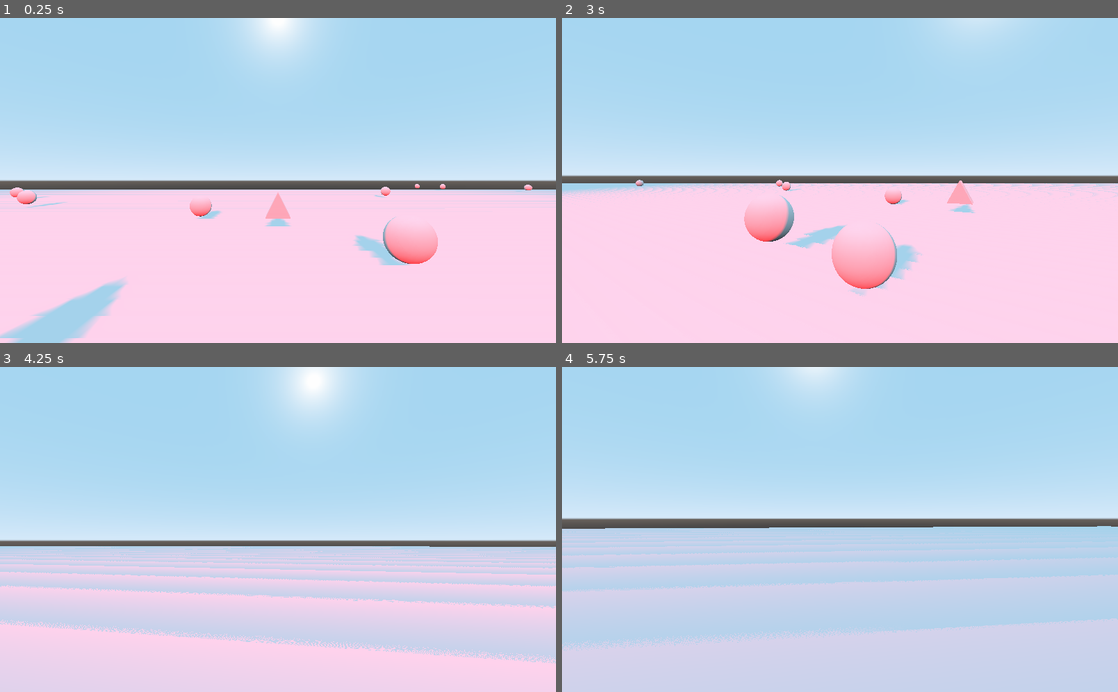
Above: before the commit, frames 1-4 (two rows, left to right).
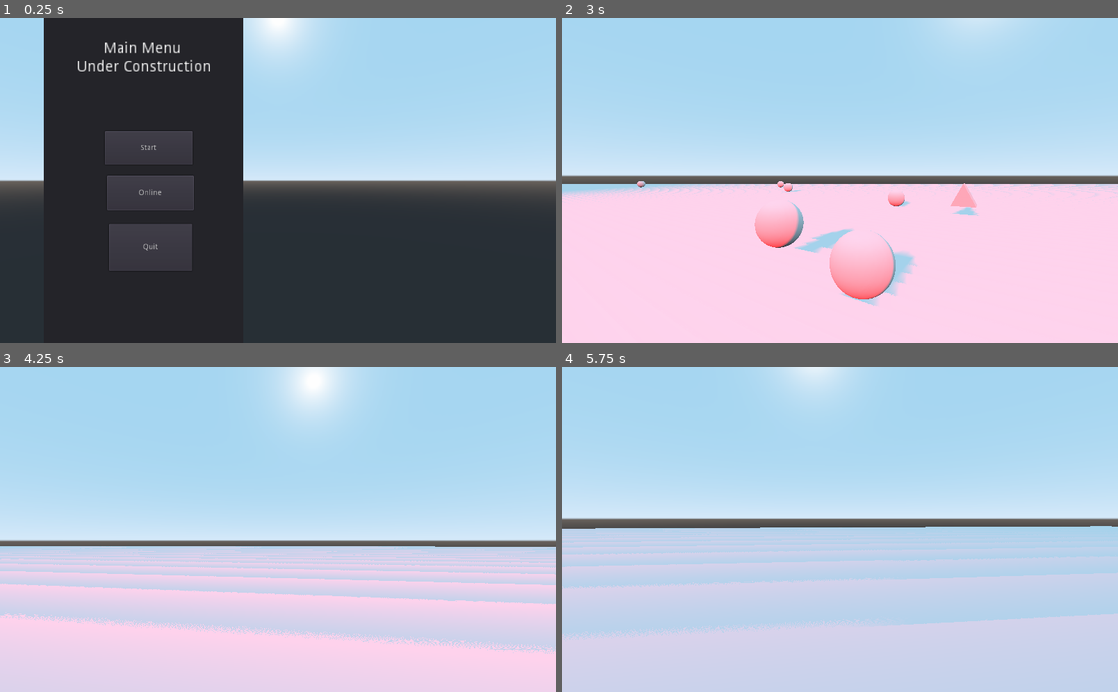
Above: after the commit, the same moments.

Repository: MW982/GProject
Game: Godot game, scene res://Menu.tscn
Two runs of this game, one before a commit and one after it. Both use one fixed random seed, a clock stepped at 60 frames per second and the inputs below. Before the commit the project starts from res://Scenes/World.tscn.
Inputs (mouse positions are in pixels of both pictures, inside the frame that each line leads up to):
- Up to frame 1 (0.25 s): no input
- Up to frame 2 (3 s): click (712, 193) at 0.5 s, where only the run after the commit has a clickable "Online"; click (712, 148) at 1.25 s, where only the run after the commit has a clickable "Start"; move the mouse to (867, 180) at 2.02 s; hold C (camera) 2.03-2.78 s; tap Space (jump) at 2.27 s; move the mouse to (812, 180) at 2.77 s; tap S (move_b) at 2.85 s
- Up to frame 3 (4.25 s): tap Space (jump) at 3.02 s; move the mouse to (289, 523) at 3.52 s; hold W (move_f) from 3.53 s (still down)
- Up to frame 4 (5.75 s): move the mouse to (834, 536) at 4.27 s; release W (move_f) at 4.28 s; tap A (move_l) at 4.35 s; tap Space (jump) at 4.52, 5.27 s; move the mouse to (878, 532) at 5.02 s; hold D (move_r) from 5.03 s (still down)

The runs differ from the first frame. In frame 1, 66% of the frame differs, in the area x 0-100%, y 0-100%; in frame 2, 3.2%; in frame 3, 4.5%; in frame 4, 3.7%.

Commit message:
Add main menu

Diff:
--- /dev/null
+++ b/Menu.gd
@@ -0,0 +1,16 @@
+extends Control
+
+
+func _ready():
+	$Start_Menu/Button_Start.connect("pressed", self, "start_menu_pressed", ["start"])
+	$Start_Menu/Button_Online.connect("pressed", self, "start_menu_pressed", ["online"])
+	$Start_Menu/Button_Quit.connect("pressed", self, "start_menu_pressed", ["quit"])
+
+func start_menu_pressed(button_name):
+	if button_name == "start":
+		print("Start Game!")
+		get_tree().change_scene("res://Scenes/World.tscn")
+	elif button_name == "online":
+		print("Online Game!")
+	elif button_name == "quit":
+		get_tree().quit()
--- /dev/null
+++ b/Menu.tscn
@@ -0,0 +1,54 @@
+[gd_scene load_steps=2 format=2]
+
+[ext_resource path="res://Menu.gd" type="Script" id=1]
+
+[node name="Menu" type="Control"]
+anchor_right = 1.0
+anchor_bottom = 1.0
+margin_top = 2.58472
+margin_bottom = 2.58472
+script = ExtResource( 1 )
+
+[node name="BG_Animation" type="Spatial" parent="."]
+
+[node name="Menu_Camera" type="Camera" parent="BG_Animation"]
+
+[node name="Animation_Player" type="AnimationPlayer" parent="BG_Animation"]
+
+[node name="Start_Menu" type="Panel" parent="."]
+margin_left = 81.0
+margin_top = -4.0
+margin_right = 448.0
+margin_bottom = 602.0
+
+[node name="Title_Label" type="Label" parent="Start_Menu"]
+margin_left = 2.0
+margin_top = 3.70764
+margin_right = 185.0
+margin_bottom = 76.7076
+rect_scale = Vector2( 2, 2 )
+text = "Main Menu
+Under Construction"
+align = 1
+valign = 1
+
+[node name="Button_Start" type="Button" parent="Start_Menu"]
+margin_left = 111.708
+margin_top = 210.0
+margin_right = 273.708
+margin_bottom = 272.0
+text = "Start"
+
+[node name="Button_Online" type="Button" parent="Start_Menu"]
+margin_left = 116.0
+margin_top = 292.292
+margin_right = 276.0
+margin_bottom = 356.292
+text = "Online"
+
+[node name="Button_Quit" type="Button" parent="Start_Menu"]
+margin_left = 119.708
+margin_top = 381.199
+margin_right = 272.708
+margin_bottom = 468.199
+text = "Quit"
--- a/project.godot
+++ b/project.godot
@@ -16,7 +16,7 @@
 [application]
 
 config/name="GProject"
-run/main_scene="res://Scenes/World.tscn"
+run/main_scene="res://Menu.tscn"
 config/icon="res://icon.png"
 
 [input]
